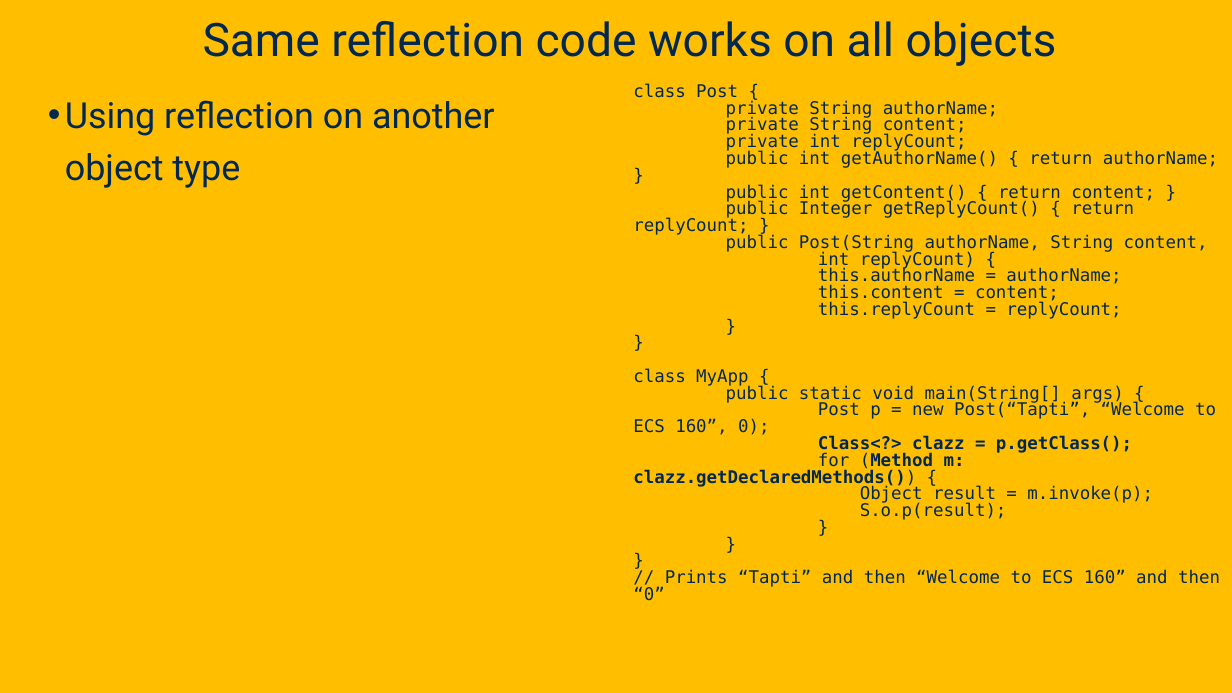
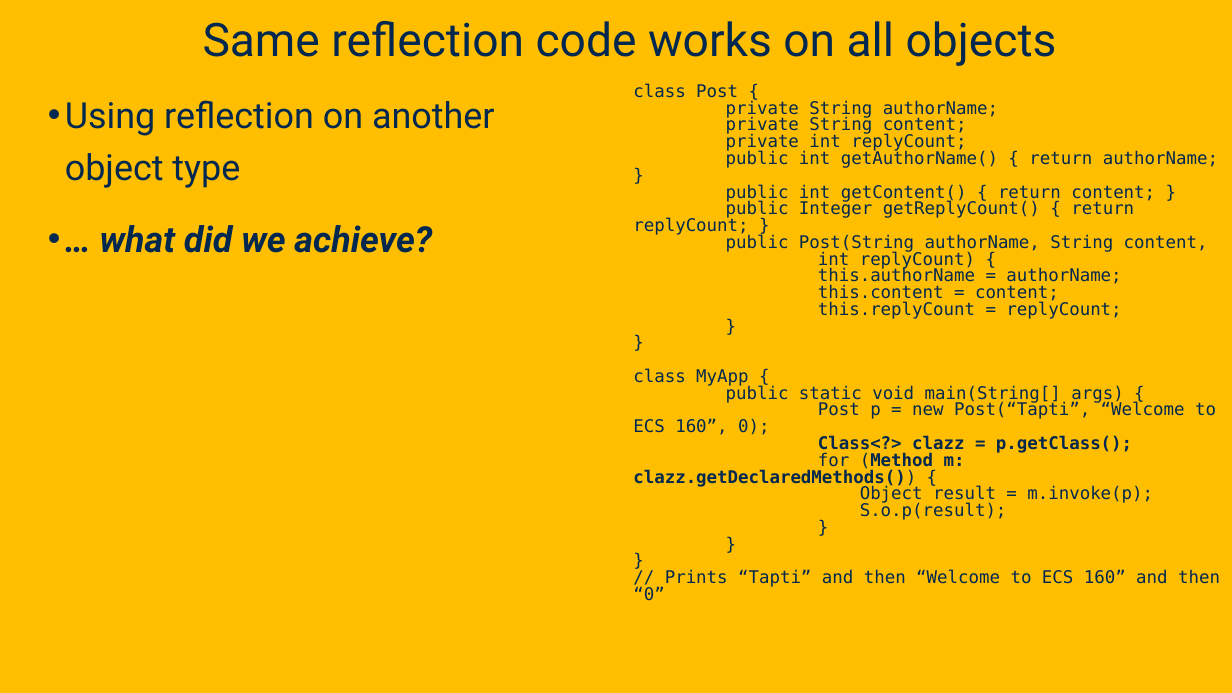
Before and after one commit to davsec-teaching/ecs160-f25, a slide deck: slide 18 of slides/5_annotations_and_reflection.pptx (slide 14 before the commit). Drawn at 1232x693 pixels with LibreOffice and Linux fonts; fonts in the diff are those of the drawing; background and template pictures are left out. Boxes give left, top, right and bottom in pixels: in the first picture for what was removed or moved away, otherwise in the second. Text is boxed around its words. In the diff, an @@ line names an element or a change of style, - is before the commit and + after.

```diff
--- a/slides/5_annotations_and_reflection.pptx
+++ b/slides/5_annotations_and_reflection.pptx
@@ text at [100, 225, 432, 253]: paragraph added @@
+• … what did we achieve?
```
Also in this commit, not shown: 3 other slides changed, 4 slides added.
